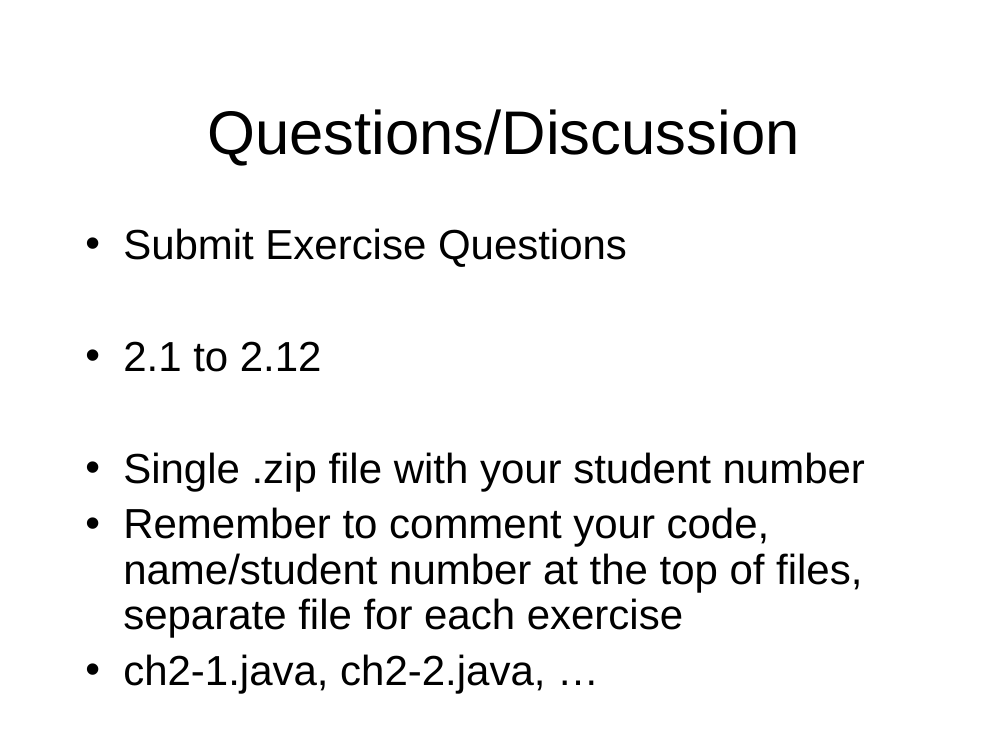
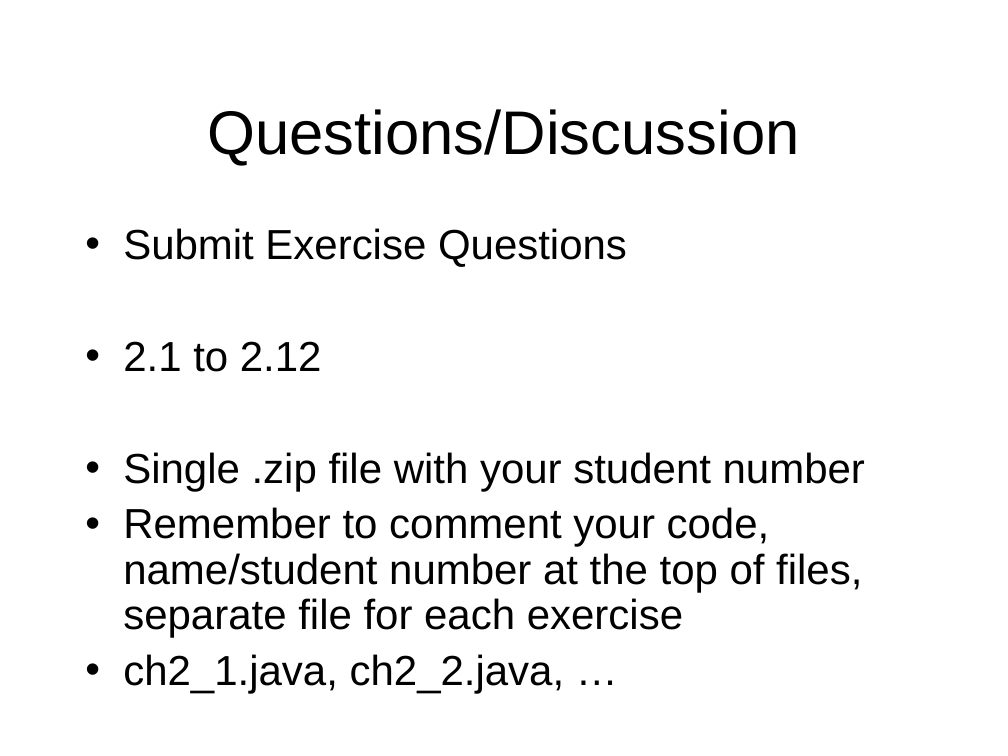
Before and after one commit to octaviordz/zjnu2017.github.io, a slide deck: slide 37 of OOP/lectures/020--Java.Basics.ppt. Drawn at 1008x756 pixels with LibreOffice and Linux fonts; fonts in the diff are those of the drawing. Boxes give left, top, right and bottom in pixels: in the first picture for what was removed or moved away, otherwise in the second. Text is boxed around its words. In the diff, an @@ line names an element or a change of style, - is before the commit and + after.

Commit message:
OPP slide updates.

```diff
--- a/OOP/lectures/020--Java.Basics.ppt
+++ b/OOP/lectures/020--Java.Basics.ppt
@@ text at [123, 654, 565, 694]: text changed @@
-• ch2-1.java, ch2-2.java, …
+• ch2_1.java, ch2_2.java, …
```
Also in this commit, not shown: 2 other slides changed, 2 other files.
